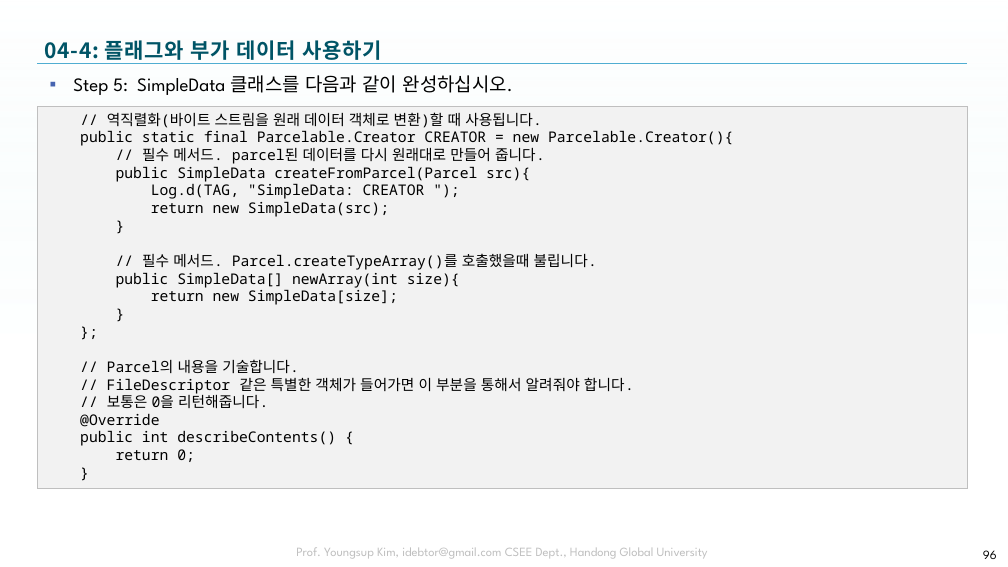
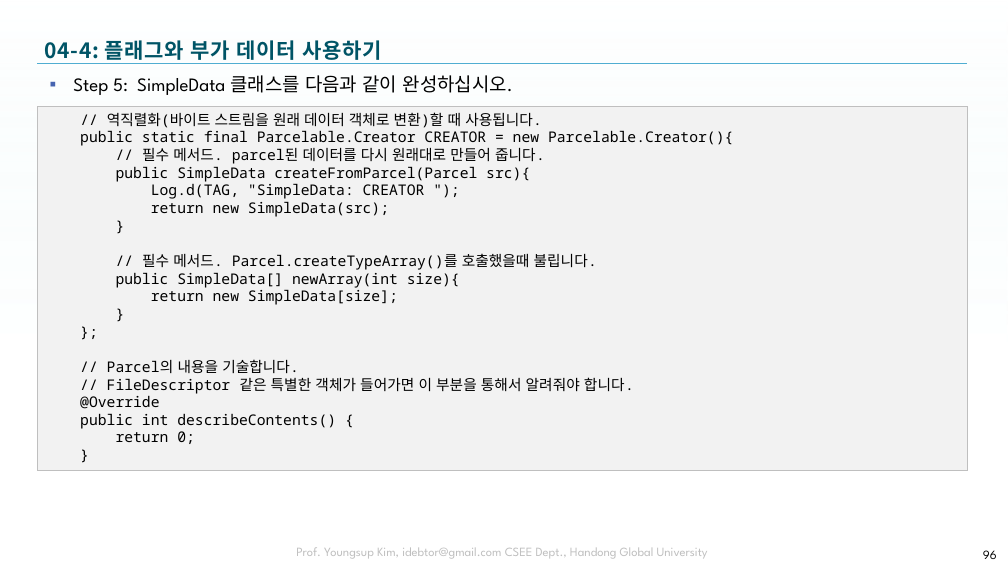
Before and after one commit to tae7841/HuStarAS, a slide deck: slide 96 of ppts/04Activity.pptx. Drawn at 1008x567 pixels with LibreOffice and Linux fonts; fonts in the diff are those of the drawing; background and template pictures are left out. Boxes give left, top, right and bottom in pixels: in the first picture for what was removed or moved away, otherwise in the second. Text is boxed around its words. In the diff, an @@ line names an element or a change of style, - is before the commit and + after.

```diff
--- a/ppts/04Activity.pptx
+++ b/ppts/04Activity.pptx
@@ rectangle "// 역직렬화(바이트 스트림을 원래 데이터 ...": place and size @@
-rectangle "// 역직렬화(바이트 스트림을 원래 데이터 ..." at [38, 107, 968, 488]
+rectangle "// 역직렬화(바이트 스트림을 원래 데이터 ..." at [38, 107, 968, 470]
@@ text in rectangle at [107, 393, 268, 408]: paragraph removed @@
-// 보통은 0을 리턴해줍니다.
```
Also in this commit, not shown: 6 other slides changed, 1 slide added.
